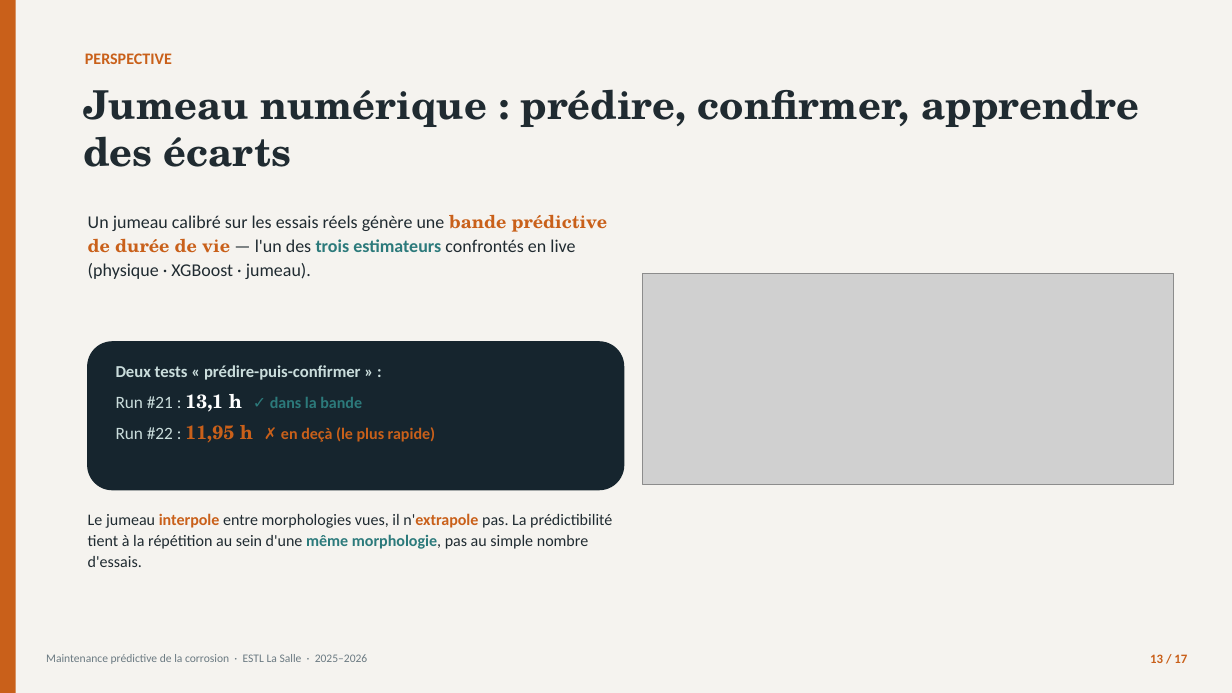
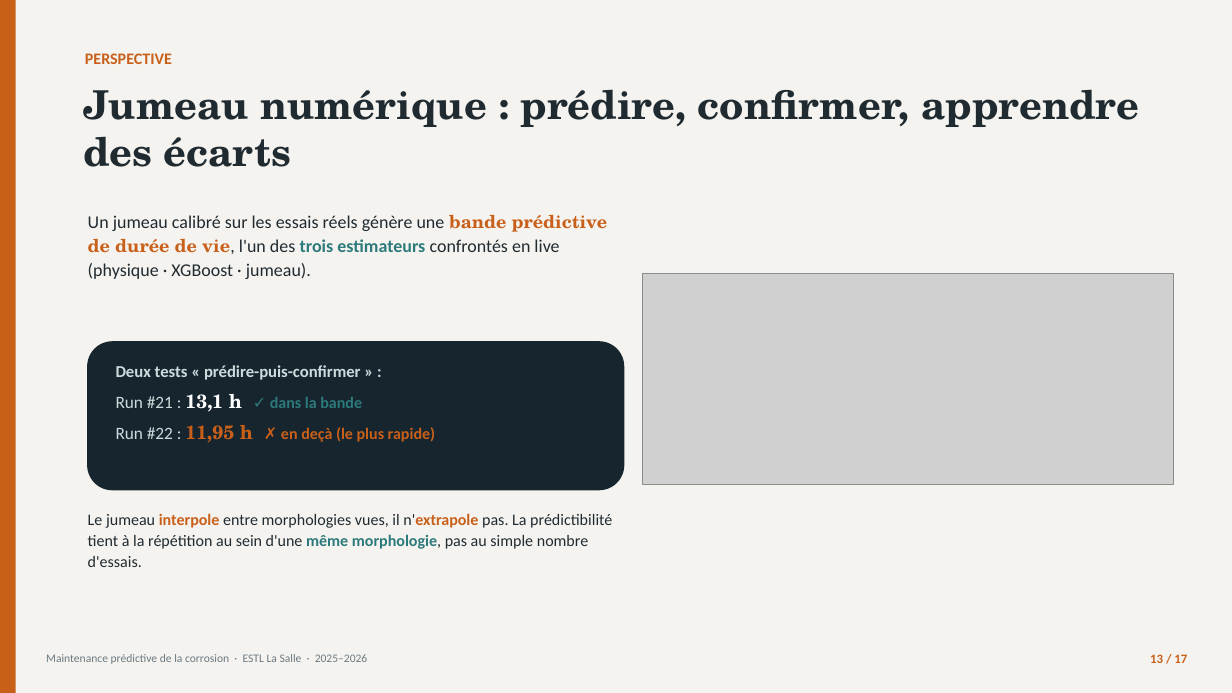
Before and after one commit to londola13/predictive-maintenance-corrosion, a slide deck: slide 13 of soutenance/Soutenance_Corrosion_BATOUMBI.pptx. Drawn at 1232x693 pixels with LibreOffice and Linux fonts; fonts in the diff are those of the drawing; grey boxes stand for pictures. Boxes give left, top, right and bottom in pixels: in the first picture for what was removed or moved away, otherwise in the second. Text is boxed around its words. In the diff, an @@ line names an element or a change of style, - is before the commit and + after.

```diff
--- a/soutenance/Soutenance_Corrosion_BATOUMBI.pptx
+++ b/soutenance/Soutenance_Corrosion_BATOUMBI.pptx
@@ text at (x1=88, y1=214, x2=608, y2=279): text changed @@
-Un jumeau calibré sur les essais réels génère une bande prédictive de durée de vie — l'un des trois estimateurs confrontés en live (physique · XGBoost · jumeau).
+Un jumeau calibré sur les essais réels génère une bande prédictive de durée de vie, l'un des trois estimateurs confrontés en live (physique · XGBoost · jumeau).
```
Also in this commit, not shown: 11 other slides changed, 2 other files.
